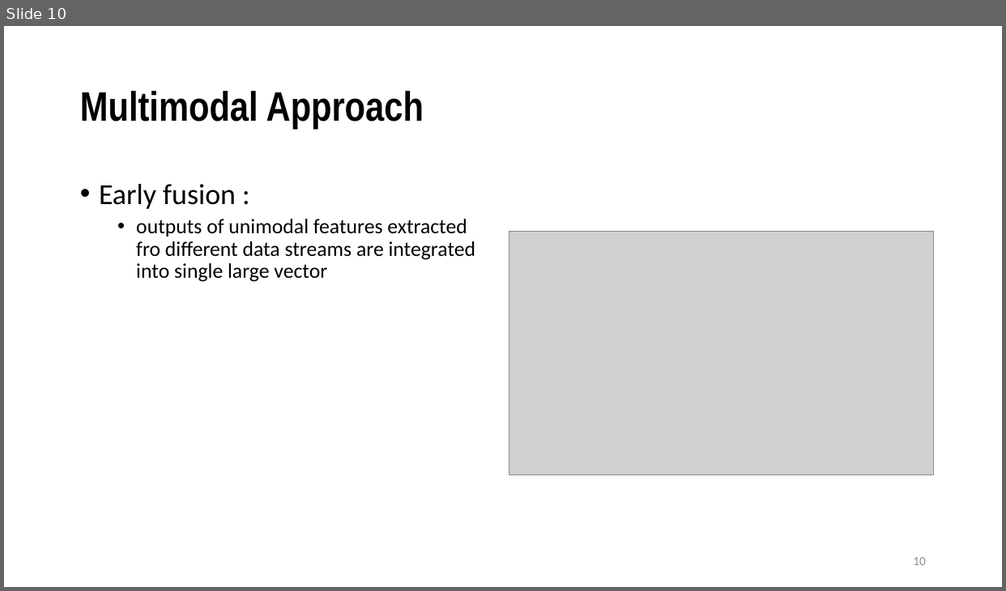
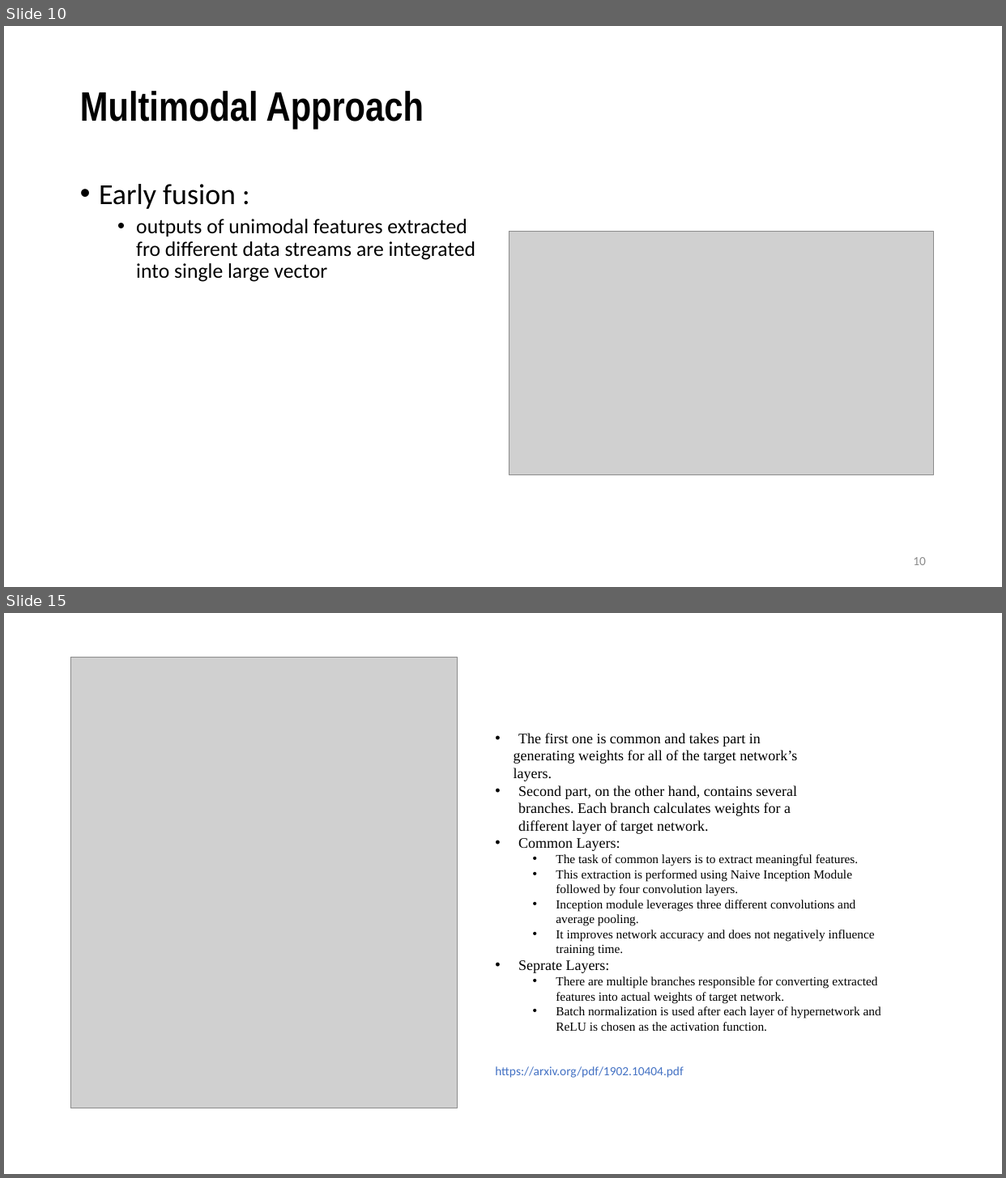
Before and after one commit to VarunBohara/Mini-Project-Documents, a slide deck: Review - 1.pptx. Shown one above the other, each under a label of ours: slide 10 before the commit, slides 10 and 15 after it; the slides between them are not shown. The pictures are 1006x591 and 1006x1178 pixels, drawn with LibreOffice and Linux fonts; fonts in the diff are those of the drawing; grey boxes stand for pictures. Boxes give left, top, right and bottom in pixels: in the first picture for what was removed or moved away, otherwise in the second. Text is boxed around its words. In the diff, an @@ line names an element or a change of style, - is before the commit and + after.

```diff
--- a/Review - 1.pptx
+++ b/Review - 1.pptx
@@ slide 15 added at (x1=4, y1=613, x2=1002, y2=1174), background #FFFFFF @@
@@ picture added at (x1=70, y1=658, x2=457, y2=1109) @@
@@ text added at (x1=495, y1=733, x2=881, y2=1078), 12 pt, text #000000 @@
+• The first one is common and takes part in
+generating weights for all of the target network’s
+layers.
+• Second part, on the other hand, contains several
+  branches. Each branch calculates weights for a
+  different layer of target network.
+• Common Layers:
+  • The task of common layers is to extract meaningful features.
+  • This extraction is performed using Naive Inception Module followed by four convolution layers.
+  • Inception module leverages three different convolutions and average pooling.
+  • It improves network accuracy and does not negatively influence training time.
+• Seprate Layers:
+  • There are multiple branches responsible for converting extracted features into actual weights of target network.
+  • Batch normalization is used after each layer of hypernetwork and ReLU is chosen as the activation function.
+https://arxiv.org/pdf/1902.10404.pdf
```
Also in this commit, not shown: 4 other slides added.
